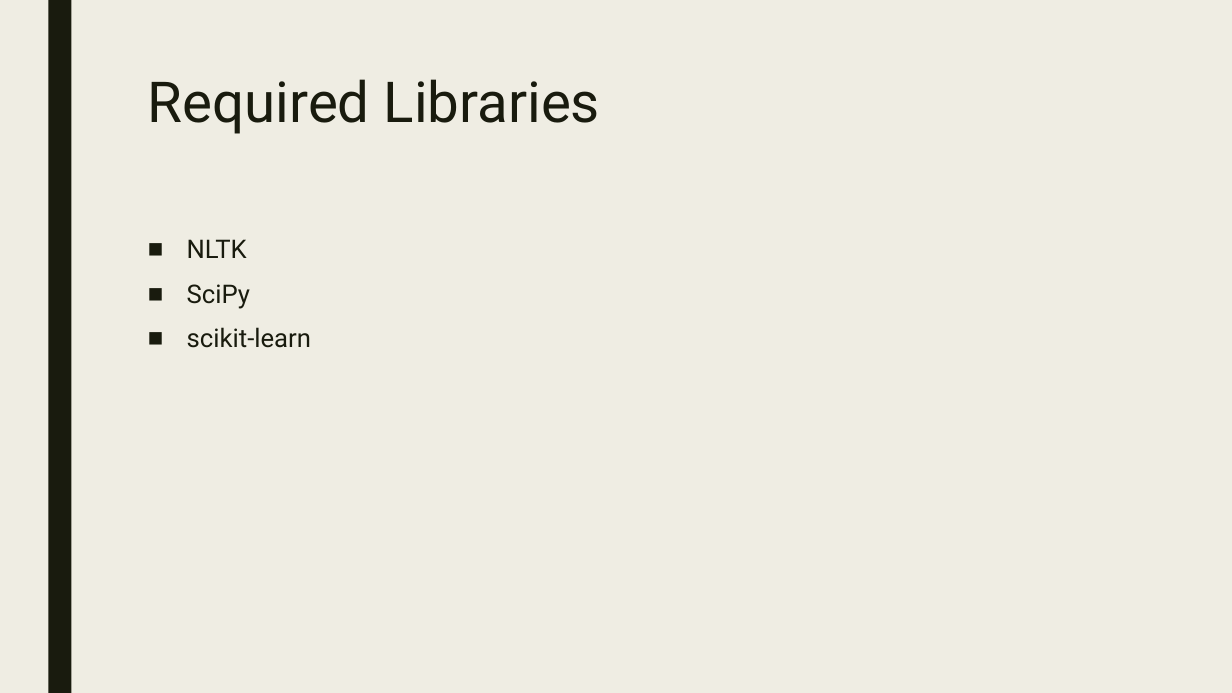
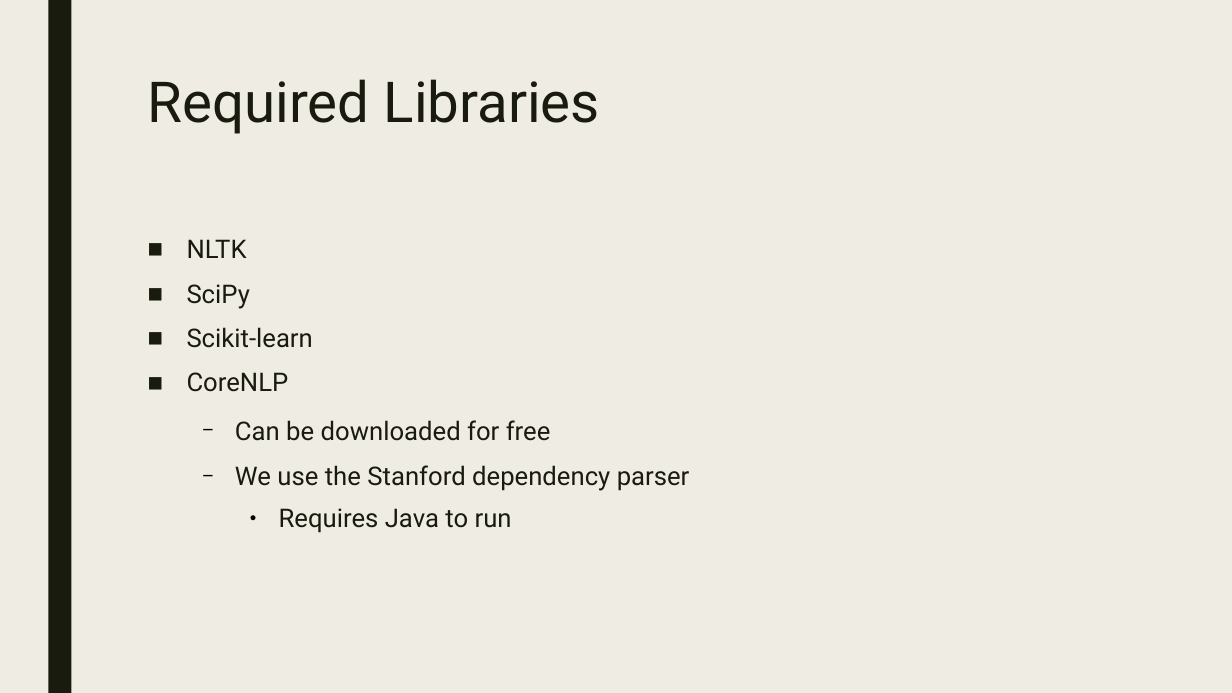
Before and after one commit to walker76-school/sentiment-analysis, a slide deck: slide 3 of presentation.pptx. Drawn at 1232x693 pixels with LibreOffice and Linux fonts; fonts in the diff are those of the drawing. Boxes give left, top, right and bottom in pixels: in the first picture for what was removed or moved away, otherwise in the second. Text is boxed around its words. In the diff, an @@ line names an element or a change of style, - is before the commit and + after.

```diff
--- a/presentation.pptx
+++ b/presentation.pptx
@@ text at [187, 327, 690, 533]: text changed @@
-■ scikit-learn
+■ Scikit-learn
+■ CoreNLP
+  − Can be downloaded for free
+  − We use the Stanford dependency parser
+    ● Requires Java to run
```
Also in this commit, not shown: 8 other slides changed.
